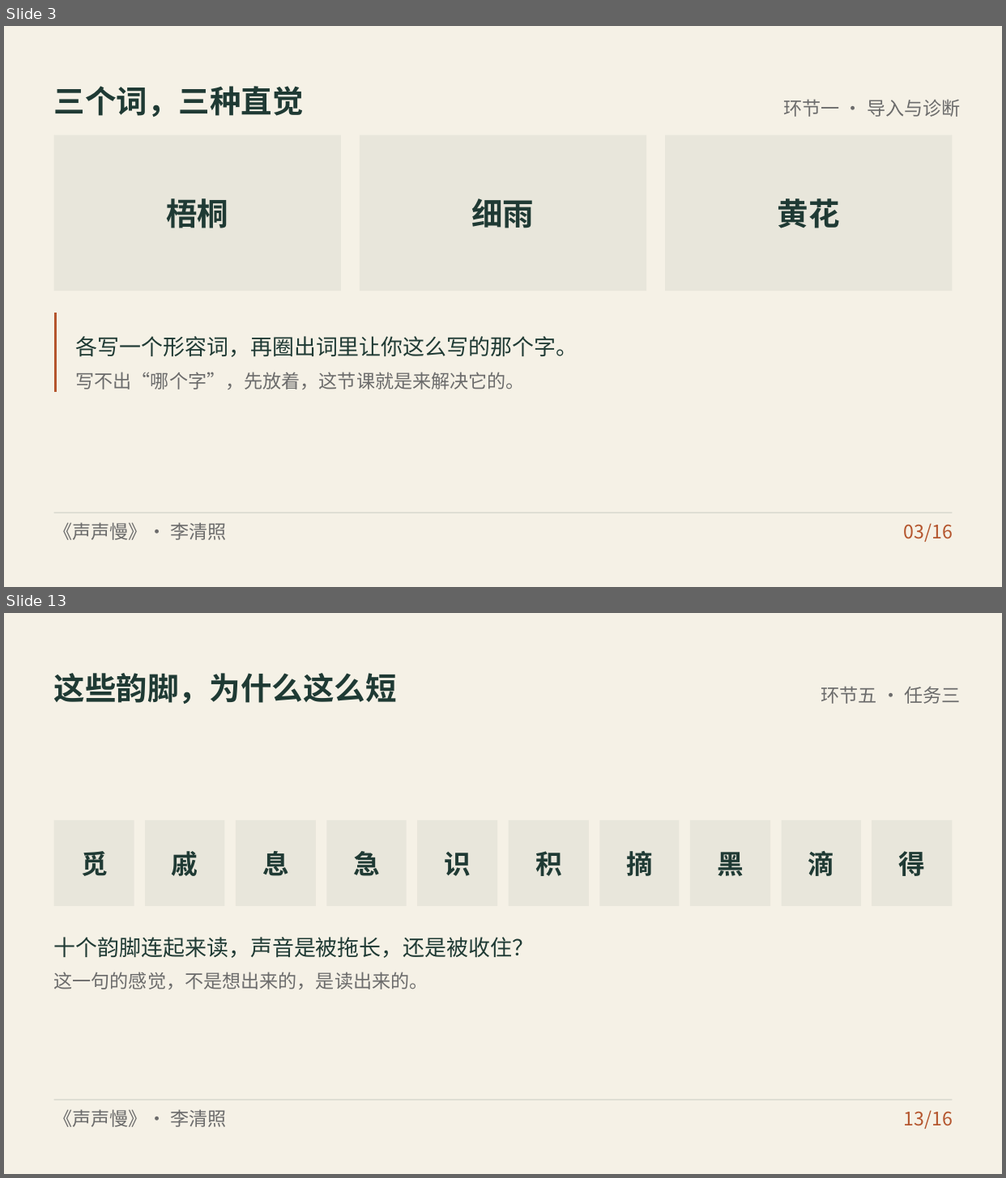
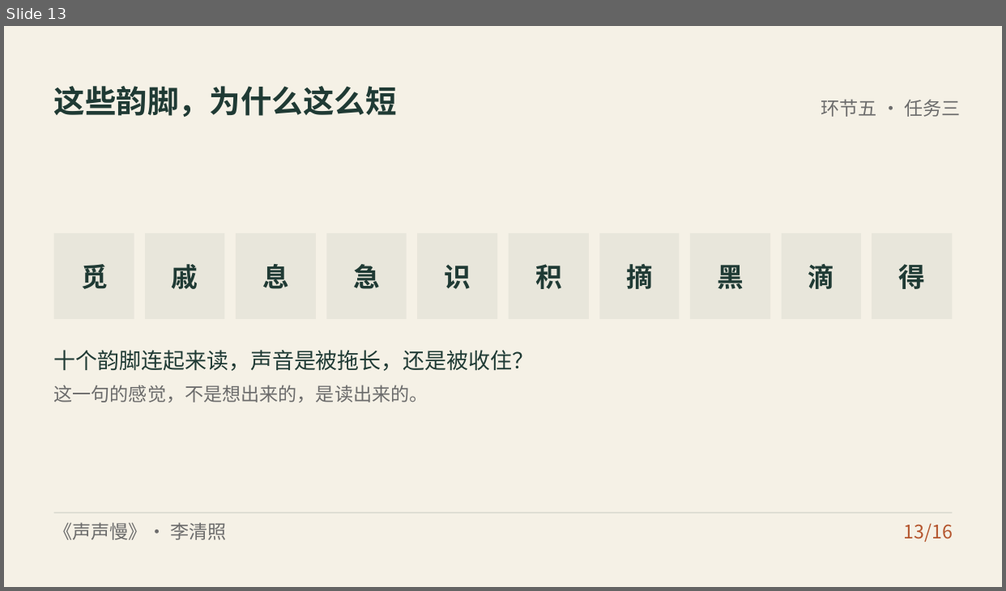
Before and after one commit to zhshy/gaozhong-yuwen-design-orchestrator, a slide deck: examples/声声慢/课件/声声慢.pptx. Shown one above the other, each under a label of ours: slides 3 and 13 before the commit, slide 13 after it; the slides between them are not shown. The pictures are 1006x1178 and 1006x591 pixels, drawn with LibreOffice and Linux fonts; fonts in the diff are those of the drawing. Boxes give left, top, right and bottom in pixels: in the first picture for what was removed or moved away, otherwise in the second. Text is boxed around its words. In the diff, an @@ line names an element or a change of style, - is before the commit and + after.

```diff
--- a/examples/声声慢/课件/声声慢.pptx
+++ b/examples/声声慢/课件/声声慢.pptx
@@ slide 3 removed at [4,26,1002,587], background #FFFFFF @@
@@ rectangle removed at [4,26,1002,587] @@
@@ text removed at [54,86,304,117] @@
-三个词，三种直觉
@@ text removed at [783,99,960,117] @@
-环节一 · 导入与诊断
@@ rectangle removed at [54,135,341,291] @@
@@ rectangle removed at [360,135,646,291] @@
@@ rectangle removed at [665,135,952,291] @@
@@ text removed at [166,199,228,228] @@
-梧桐
@@ text removed at [471,199,534,228] @@
-细雨
@@ text removed at [778,199,840,228] @@
-黄花
@@ freeform shape removed at [54,313,956,392] @@
@@ text removed at [76,336,578,357] @@
-各写一个形容词，再圈出词里让你这么写的那个字。
@@ text removed at [76,372,525,390] @@
-写不出“哪个字”，先放着，这节课就是来解决它的。
@@ freeform shape removed at [54,513,953,544] @@
@@ text removed at [54,523,226,540] @@
-《声声慢》· 李清照
@@ text removed at [904,523,953,542] @@
-03/16
```
Also in this commit, not shown: 13 slides changed, 2 slides added, 1 other slide removed, 26 other files.
